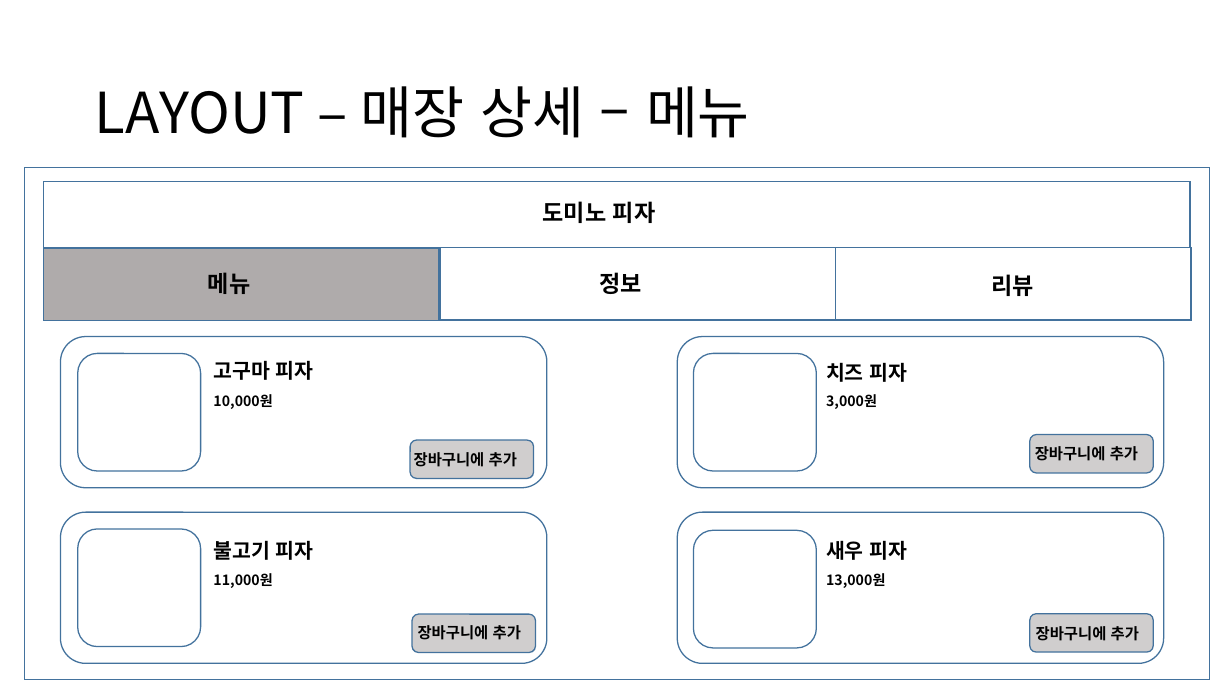
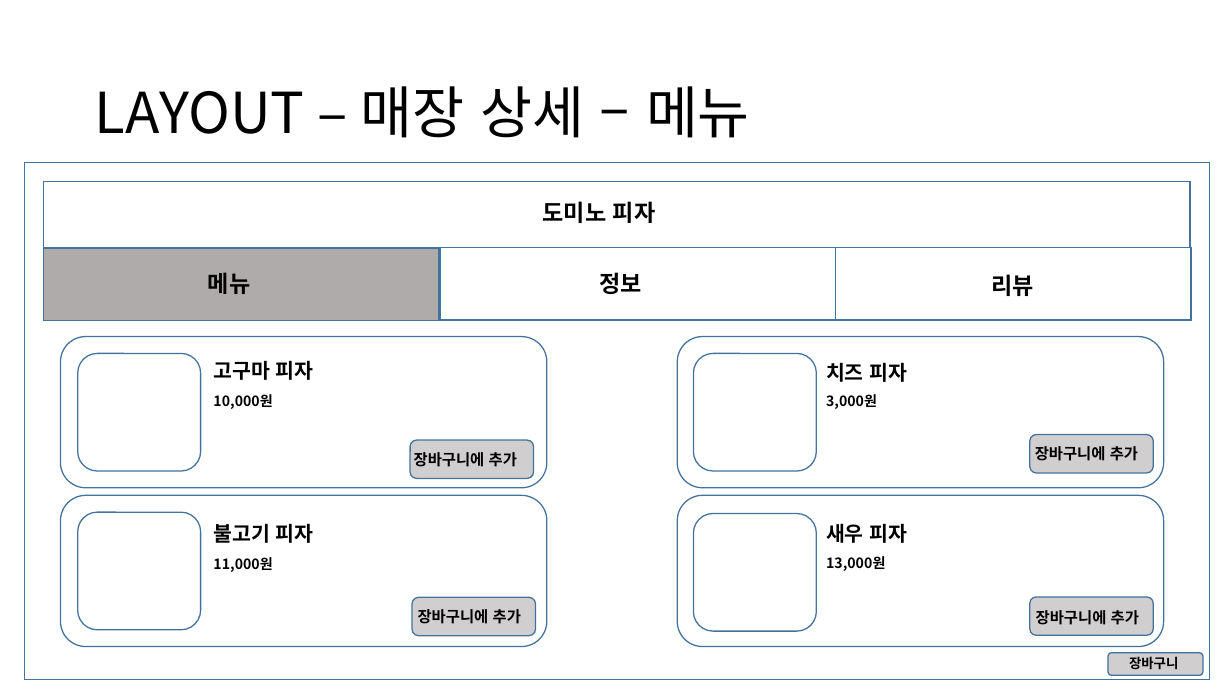
Before and after one commit to Camelllia/BaeminApplication, a slide deck: slide 14 of 202131205_김승진_실무게임프로그래밍_기획서.pptx. Drawn at 1232x693 pixels with LibreOffice and Linux fonts; fonts in the diff are those of the drawing. Boxes give left, top, right and bottom in pixels: in the first picture for what was removed or moved away, otherwise in the second. Text is boxed around its words. In the diff, an @@ line names an element or a change of style, - is before the commit and + after.

```diff
--- a/202131205_김승진_실무게임프로그래밍_기획서.pptx
+++ b/202131205_김승진_실무게임프로그래밍_기획서.pptx
@@ rectangle: place and size @@
-rectangle at (24,167,1210,679)
+rectangle at (24,163,1210,680)
@@ 6 texts, 5 rounded rectangles: place and size @@
-6 texts, 5 rounded rectangles at (60,512,1164,664)
+6 texts, 5 rounded rectangles at (60,495,1164,647)
@@ rounded rectangle: place and size @@
-rounded rectangle at (412,615,536,653)
+rounded rectangle at (412,597,536,636)
@@ rounded rectangle added at (1108,653,1203,676), fill #D0CECE, outline #43739E 1 pt @@
@@ text added at (1129,653,1178,670), 10.5 pt, text #000000, bold @@
+장바구니
```
Also in this commit, not shown: 3 other slides changed, 2 slides added, 4 other files.
